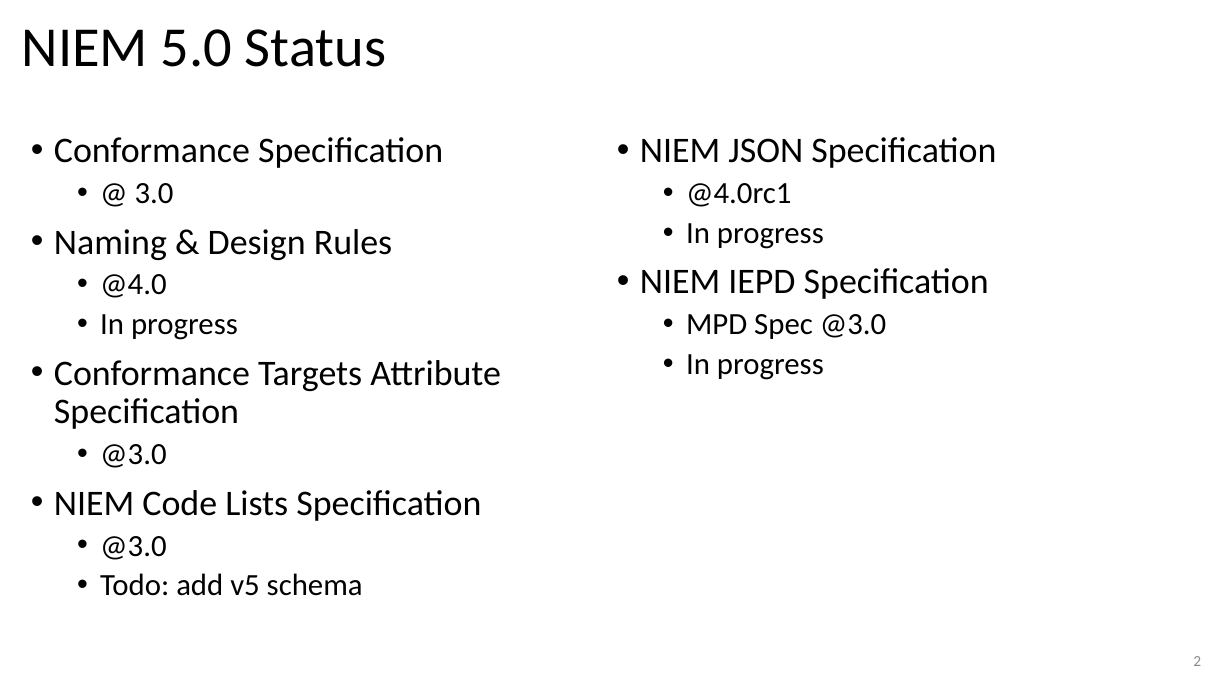
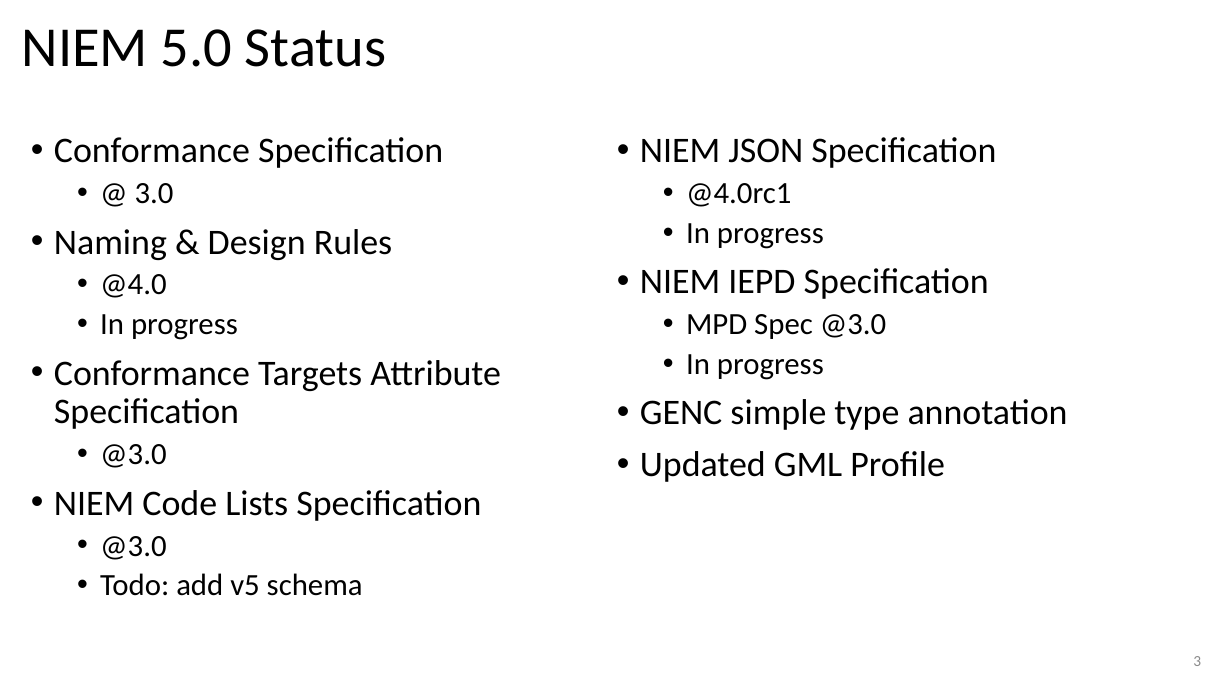
Before and after one commit to NIEM/NTAC, a slide deck: slide 3 of 2020-ntac-annual-meeting/NTAC Outbrief to NBAC.pptx (slide 2 before the commit). Drawn at 1232x693 pixels with LibreOffice and Linux fonts; fonts in the diff are those of the drawing. Boxes give left, top, right and bottom in pixels: in the first picture for what was removed or moved away, otherwise in the second. Text is boxed around its words. In the diff, an @@ line names an element or a change of style, - is before the commit and + after.

```diff
--- a/2020-ntac-annual-meeting/NTAC Outbrief to NBAC.pptx
+++ b/2020-ntac-annual-meeting/NTAC Outbrief to NBAC.pptx
@@ text at (640, 399, 1068, 482): paragraphs added @@
+• GENC simple type annotation
+• Updated GML Profile
@@ page number at (1193, 656, 1201, 666): text changed @@
-2
+3
```
Also in this commit, not shown: 2 other slides changed, 1 slide added.
